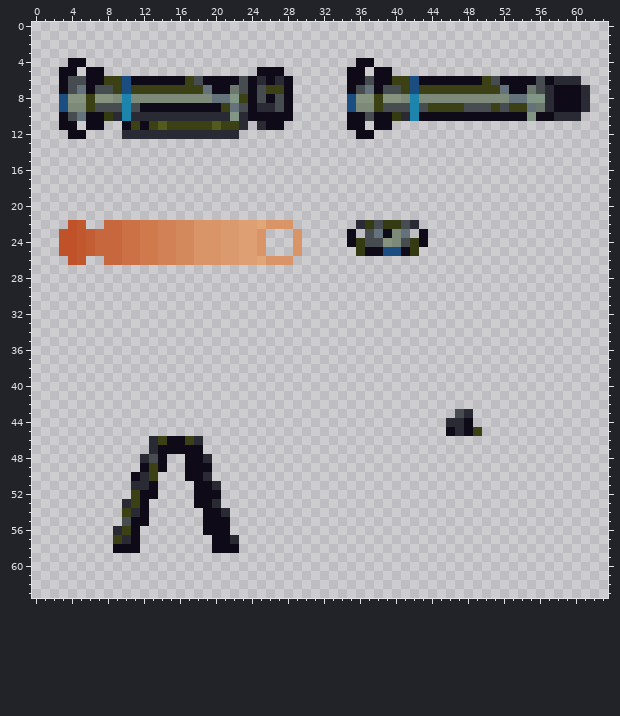
File history of a pixel-art sprite, ArmoredWarfare/Entities/Items/Mortar/Mortar.png. Above: the version before the commit.
The file is 64x64 pixels. Colours within 5 levels of each other are drawn and written as one.
After:
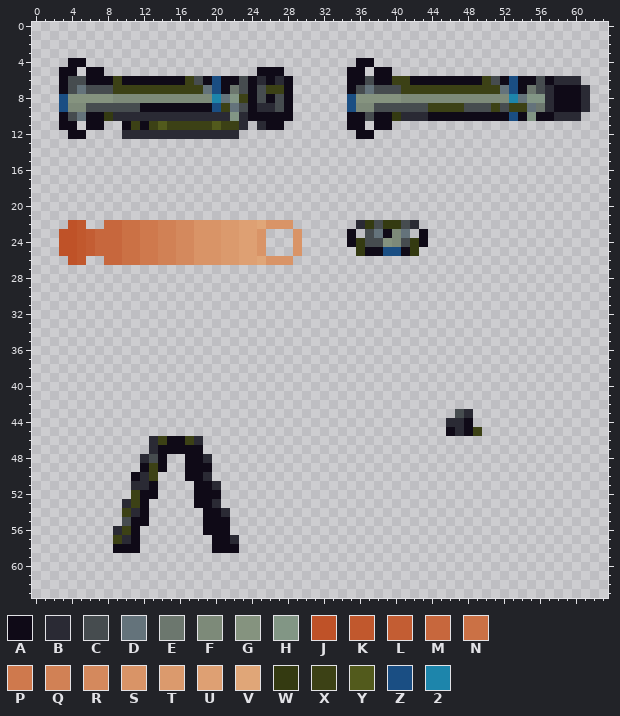
Palette (. is transparent): A #0f0a17  B #2a2a34  C #464c4f  D #64737b  E #6c776e  F #7d8a79  G #85937f  H #829685  J #bf5228  K #c1582d  L #c35d33  M #c7673d  N #cb7145  P #cf794d  Q #d18155  R #d4895d  S #d99467  T #db9a6d  U #dea073  V #e0a678  W #343a11  X #3c4115  Y #525a1c  Z #1a4e83  2 #1d85ab
What changed:
The edit turns colour D into colour 2 in row 8 at x 20 and 53.
The edit turns colour X into colour A in row 6 at x 8.
The edit turns colour Z into colour A in row 6 at x 10 and 42.
The edit turns colour 2 into colour B in row 10 at x 10 and 42.
The edit turns colour A into colour B in row 10 at x 43.
The edit turns colour 2 into colour C in row 9 at x 10 and 42.
The edit turns colour A into colour C in row 7 at x 6 and 38.
The edit turns colour X into colour C in row 9 at x 6 and 38.
The edit turns colour 2 into colour F in row 8 at x 10 and 42.
The edit turns colour X into colour G in row 8 at x 6 and 38.
The edit turns colour Z into colour X in row 7 at x 10 and 42.
The edit turns colour A into colour Z in rows 6 to 7 at x 20 and 53; in row 9 at x 20; in row 10 at x 53.
Changed places in both pictures, as pixel boxes (x1, y1, x2, y2):
changed: (86, 76, 131, 121)
changed: (212, 76, 221, 112)
changed: (410, 76, 428, 121)
changed: (509, 76, 518, 121)
changed: (374, 85, 383, 112)
